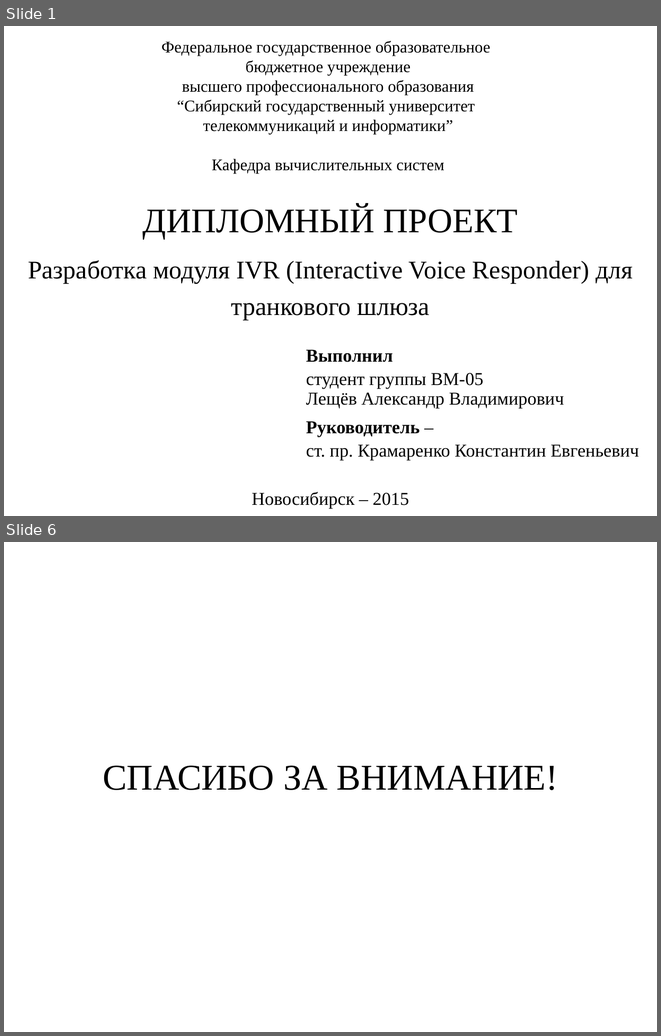
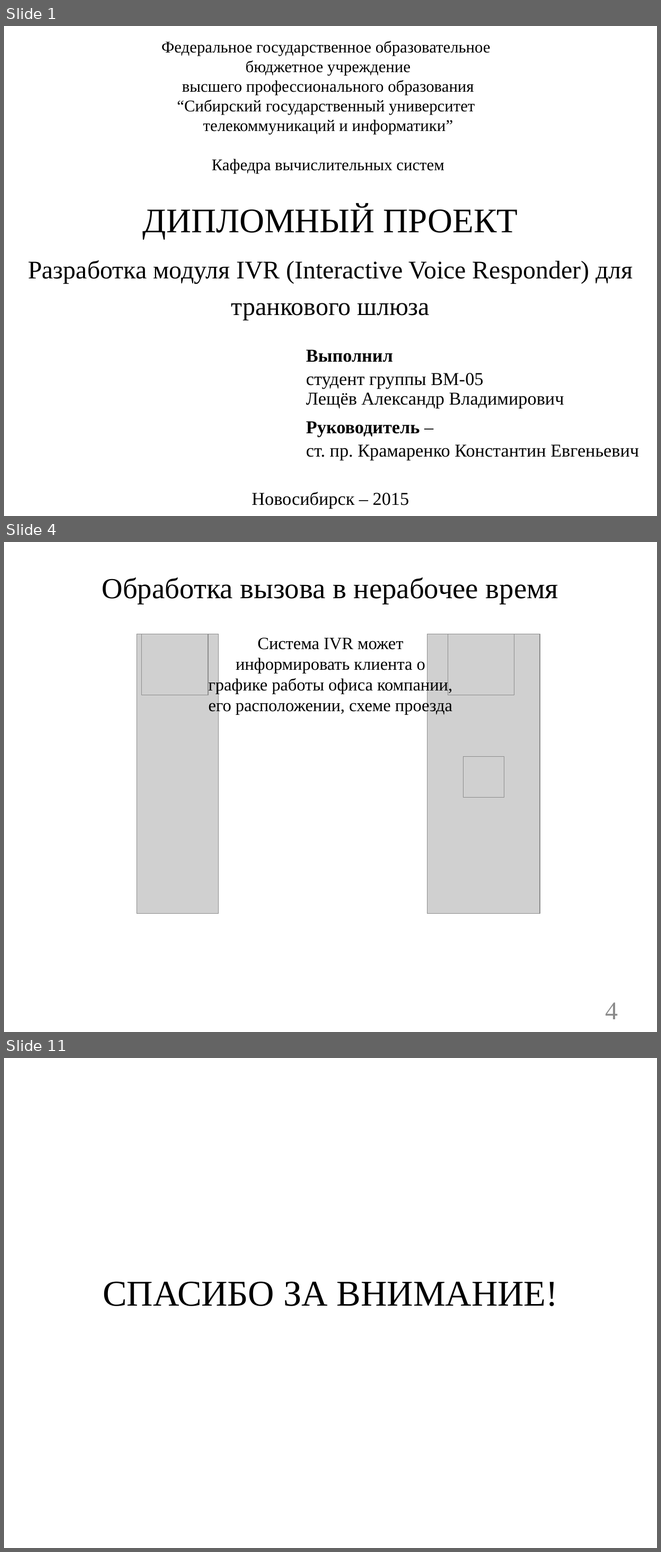
Before and after one commit to ALeschev/tunel, a slide deck: sibsutis/2015/dpl/diploma_submission/diploma_submission_pptx.pptx. Shown one above the other, each under a label of ours: slides 1 and 6 before the commit, slides 1, 4 and 11 after it; the slides between them are not shown. The pictures are 661x1036 and 661x1552 pixels, drawn with LibreOffice and Linux fonts; fonts in the diff are those of the drawing; grey boxes stand for pictures; background and template pictures are left out. Boxes give left, top, right and bottom in pixels: in the first picture for what was removed or moved away, otherwise in the second. Text is boxed around its words. In the diff, an @@ line names an element or a change of style, - is before the commit and + after.

```diff
--- a/sibsutis/2015/dpl/diploma_submission/diploma_submission_pptx.pptx
+++ b/sibsutis/2015/dpl/diploma_submission/diploma_submission_pptx.pptx
@@ slide 4 added at [4, 542, 657, 1032], background #FFFFFF @@
@@ title added at [102, 577, 558, 603], 32 pt, text #000000 @@
+Обработка вызова в нерабочее время
@@ picture added at [136, 634, 218, 914] @@
@@ picture added at [142, 634, 209, 696] @@
@@ picture added at [427, 634, 539, 914] @@
@@ picture added at [448, 634, 514, 696] @@
@@ text added at [209, 637, 452, 714], 19 pt, text #000000 @@
+Система IVR может информировать клиента о графике работы офиса компании, его расположении, схеме проезда
@@ picture added at [463, 756, 504, 797] @@
@@ page number added at [605, 1002, 618, 1019], 28 pt, text #8C8C8C @@
+4
@@ what was slide 6 is now slide 11 @@
```
Also in this commit, not shown: 2 slides changed, 6 other slides added, 2 slides removed, 24 other files.
